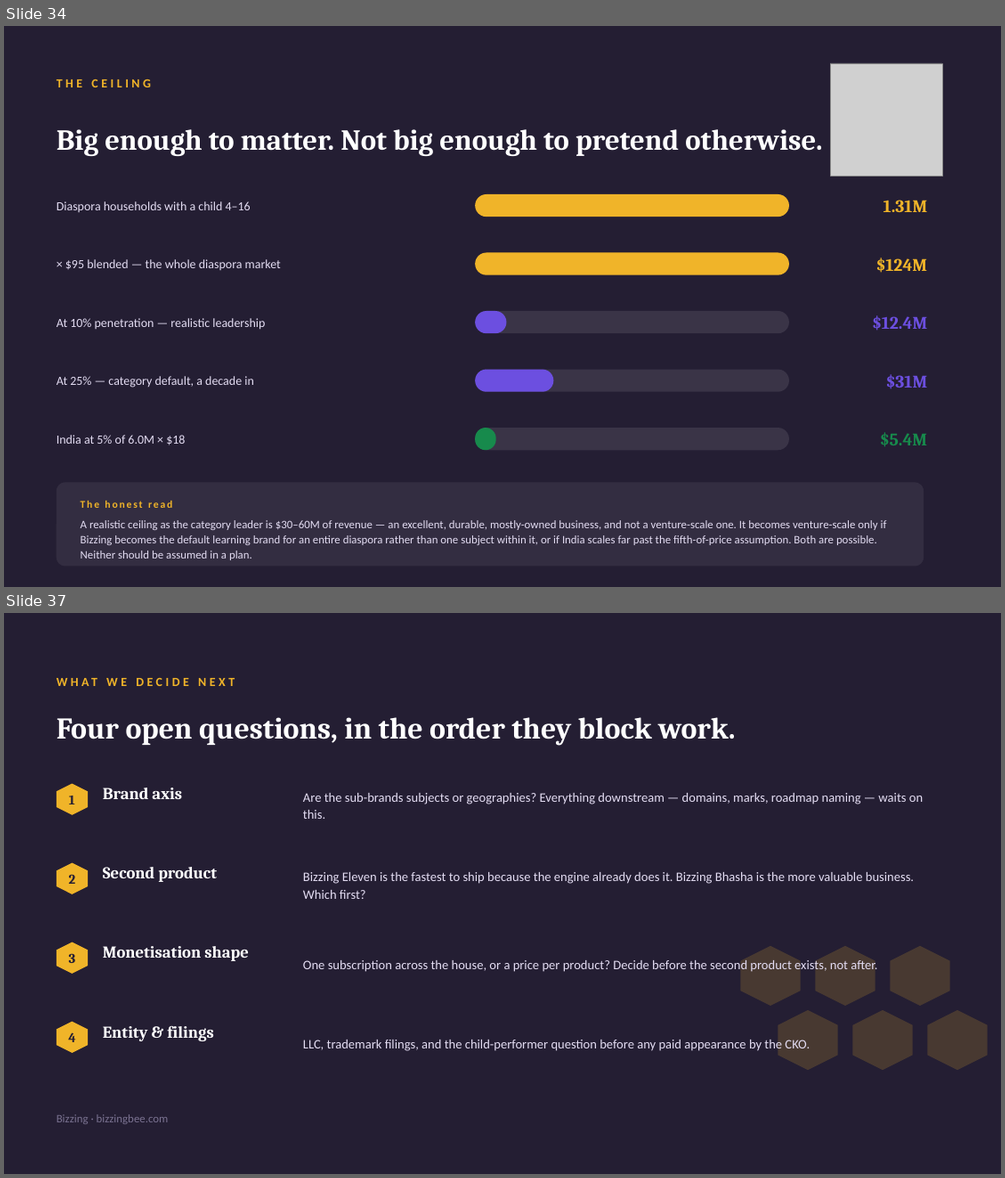
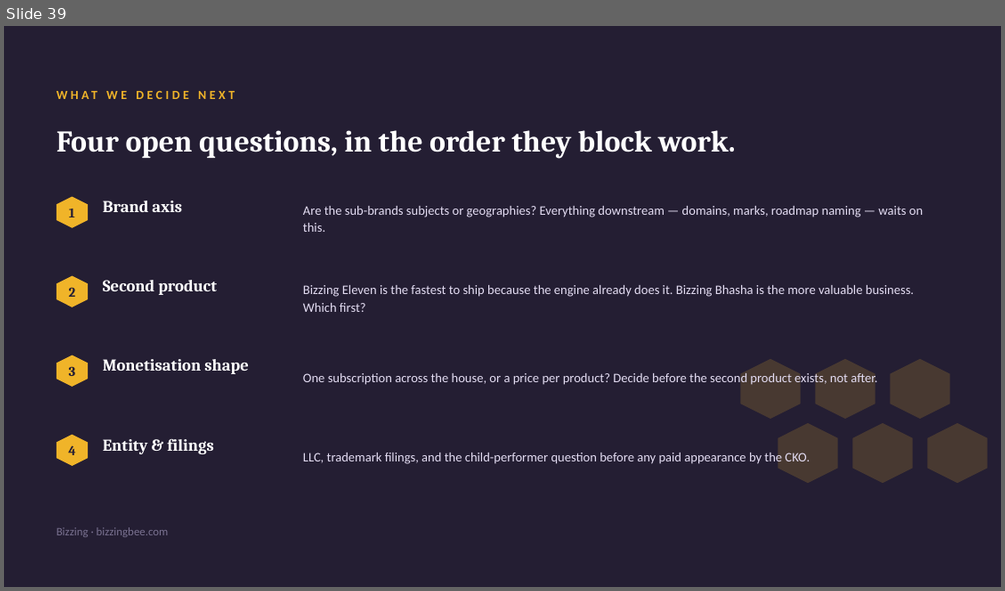
Before and after one commit to aayuvis/Bizzing-Bee, a slide deck: strategy/Bizzing-Strategy-Org.pptx. Shown one above the other, each under a label of ours: slides 34 and 37 before the commit, slide 39 after it; the slides between them are not shown. The pictures are 1005x1178 and 1005x591 pixels, drawn with LibreOffice and Linux fonts; fonts in the diff are those of the drawing; grey boxes stand for pictures. Boxes give left, top, right and bottom in pixels: in the first picture for what was removed or moved away, otherwise in the second. Text is boxed around its words. In the diff, an @@ line names an element or a change of style, - is before the commit and + after.

```diff
--- a/strategy/Bizzing-Strategy-Org.pptx
+++ b/strategy/Bizzing-Strategy-Org.pptx
@@ slide 34 removed at (x1=4, y1=26, x2=1001, y2=587), background #241E33 @@
@@ picture removed at (x1=830, y1=63, x2=942, y2=176) @@
@@ text removed at (x1=57, y1=79, x2=151, y2=87) @@
-THE CEILING
@@ text removed at (x1=57, y1=129, x2=822, y2=156) @@
-Big enough to matter. Not big enough to pretend otherwise.
@@ text removed at (x1=57, y1=201, x2=251, y2=212) @@
-Diaspora households with a child 4–16
@@ rounded rectangle removed at (x1=475, y1=194, x2=789, y2=216) @@
@@ text removed at (x1=883, y1=200, x2=928, y2=212) @@
-1.31M
@@ text removed at (x1=65, y1=259, x2=281, y2=270) @@
-× $95 blended — the whole diaspora market
@@ rounded rectangle removed at (x1=475, y1=253, x2=789, y2=275) @@
@@ text removed at (x1=876, y1=257, x2=928, y2=273) @@
-$124M
@@ text removed at (x1=57, y1=318, x2=265, y2=329) @@
-At 10% penetration — realistic leadership
@@ rounded rectangle removed at (x1=475, y1=311, x2=789, y2=333) @@
@@ rounded rectangle removed at (x1=475, y1=311, x2=507, y2=333) @@
@@ text removed at (x1=872, y1=315, x2=927, y2=330) @@
-$12.4M
@@ rounded rectangle removed at (x1=475, y1=370, x2=789, y2=392) @@
@@ rounded rectangle removed at (x1=475, y1=370, x2=554, y2=392) @@
@@ text removed at (x1=57, y1=376, x2=254, y2=387) @@
-At 25% — category default, a decade in
@@ text removed at (x1=886, y1=374, x2=928, y2=389) @@
-$31M
@@ text removed at (x1=57, y1=435, x2=185, y2=445) @@
-India at 5% of 6.0M × $18
@@ rounded rectangle removed at (x1=475, y1=427, x2=789, y2=450) @@
@@ rounded rectangle removed at (x1=475, y1=427, x2=496, y2=450) @@
@@ text removed at (x1=880, y1=432, x2=927, y2=446) @@
-$5.4M
@@ rounded rectangle removed at (x1=57, y1=483, x2=923, y2=566) @@
@@ text removed at (x1=81, y1=500, x2=172, y2=507) @@
-The honest read
@@ text removed at (x1=81, y1=520, x2=887, y2=560) @@
-A realistic ceiling as the category leader is $30–60M of revenue — an excellent, durable, mostly-owned business, and not a venture-scale one. It becomes venture-scale only if Bizzing becomes the default learning brand for an entire diaspora rather than one subject within it, or if India scales far past the fifth-of-price assumption. Both are possible. Neither should be assumed in a plan.
@@ what was slide 37 is now slide 39 @@
```
Also in this commit, not shown: 4 slides changed, 5 slides added, 2 other slides removed, 1 other file.
